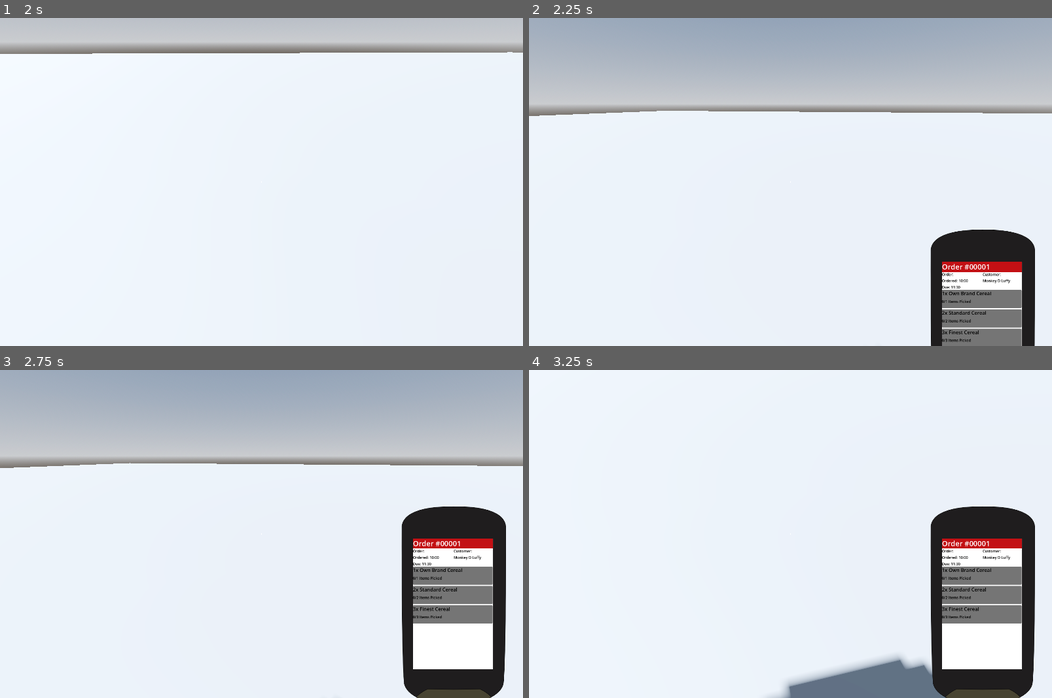
Above: before the commit, frames 1-4 (two rows, left to right).
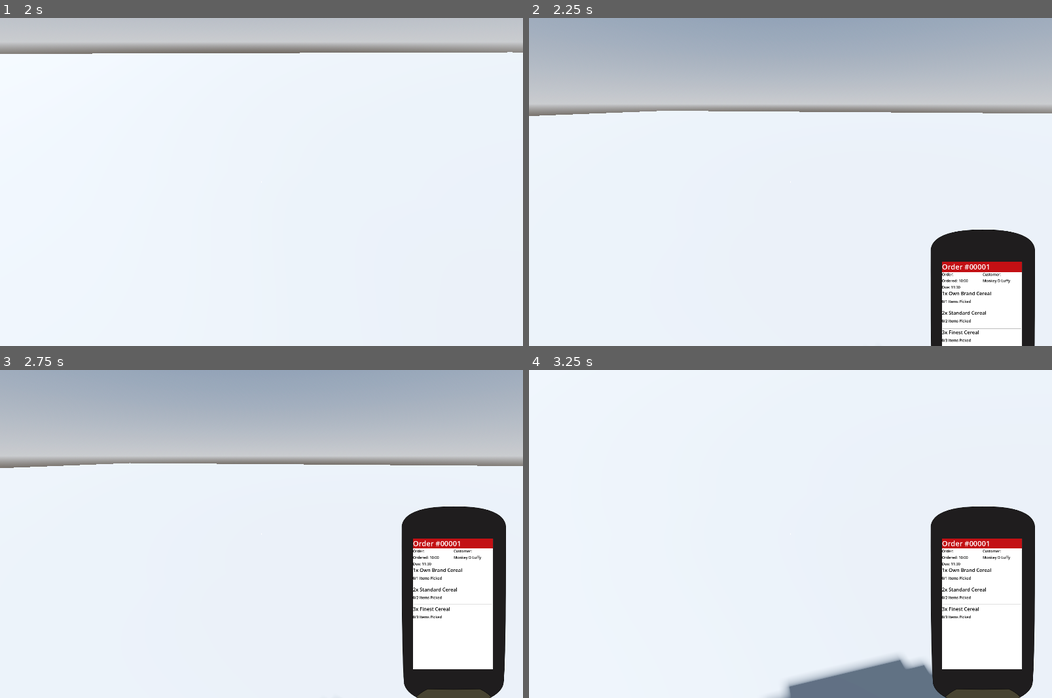
Above: after the commit, the same moments.

Repository: Allus-Interactive/speedy-shopper
Game: Godot game, scene res://game/world/shops/shop.tscn
Two runs of this game, one before a commit and one after it. Both use one fixed random seed, a clock stepped at 60 frames per second and the inputs below.
Inputs (mouse positions are in pixels of both pictures, inside the frame that each line leads up to):
- Up to frame 1 (2 s): tap Enter at 0.5 s; move the mouse to (376, 165) at 0.52 s; hold D (product_rotate_right) 0.53-1.28 s; tap E (interact) at 0.6 s; click (376, 165) at 0.67 s; move the mouse to (235, 182) at 1.27 s; hold W (forwards) from 1.28 s (still down); tap R (replace) at 1.35 s
- Up to frame 2 (2.25 s): keep holding W (forwards); tap Space at 2 s; move the mouse to (800, 175) at 2.02 s; tap T (toggle_scanner) at 2.1 s
- Up to frame 3 (2.75 s): keep holding W (forwards)
- Up to frame 4 (3.25 s): keep holding W (forwards); move the mouse to (785, 540) at 2.77 s; tap E (interact) at 2.85 s; click (785, 540) at 2.92 s

Frame 1 is identical in both runs. In frame 2, 2.4% of the frame differs, in the area x 78-95%, y 82-100%; in frame 3, 2.5%, in the area x 78-95%, y 59-78%; in frame 4, 2.5%.

Commit message:
clean up, removed now obsolete accepted jobs logic

Diff:
--- a/godot-project/game/global/order_manager.gd
+++ b/godot-project/game/global/order_manager.gd
@@ -5,24 +5,7 @@
 signal order_updated
 signal product_scanned(product_id: String, success: bool)
 
-# TODO: remove temp order once order generation is working
-var temp_order: Dictionary = {
-	"shop_name": "ScotMid",
-	"order_id": 1,
-	"items": [
-		{ "product_id": 1, "product_name": "Own Brand Cereal", "barcode_value": 1, "required_quantity": 1, "scanned_quantity": 0 },
-		{ "product_id": 2, "product_name": "Standard Cereal", "barcode_value": 2, "required_quantity": 2, "scanned_quantity": 0 },
-		{ "product_id": 3, "product_name": "Finest Cereal", "barcode_value": 3, "required_quantity": 3, "scanned_quantity": 0 }
-	],
-	"delivery_address": "Pickup",
-	"customer": "Monkey D Luffy",
-	"order_placed": "10:00",
-	"delivery_time": "11:30",
-	"reward": 10
-}
-
 var active_order: Dictionary = {}
-var accepted_orders: Array = []
 
 func scan_product(product_id: int) -> bool:
 	if active_order.is_empty():
@@ -33,7 +16,6 @@
 
 	for item in items:
 		if item.get("product_id") == product_id:
-			#var product_name = item.get("product_name")
 			var required_qty = item.get("required_quantity")
 			var scanned_qty = item.get("scanned_quantity")
 
@@ -61,7 +43,3 @@
 			return false
 
 	return true
-
-func start_new_order() -> void:
-	# move chosen order to active_order from accepted orders
-	pass
--- a/godot-project/game/ui/scanner/accepted_item_label/accepted_item_label.gd
+++ /dev/null
@@ -1,11 +0,0 @@
-extends Button
-
-class_name AcceptedItemLabel
-
-@onready var order_label: Label = $LabelBackground/OrderLabel
-
-func _ready() -> void:
-	pass
-
-func populate_data(order_number: int) -> void:
-	order_label.text = "Order #" + str(order_number).pad_zeros(5)
--- a/godot-project/game/ui/scanner/accepted_item_label/accepted_item_label.tscn
+++ /dev/null
@@ -1,35 +0,0 @@
-[gd_scene format=3 uid="uid://d3a8u10betvmf"]
-
-[ext_resource type="Script" uid="uid://bv0ynet7u3f6l" path="res://game/ui/scanner/accepted_item_label/accepted_item_label.gd" id="1_qvax5"]
-[ext_resource type="Theme" uid="uid://ch0elgt0g6a0j" path="res://assets/themes/scanner.tres" id="2_rxcdk"]
-
-[node name="AcceptedItemLabel" type="Button" unique_id=109380380]
-custom_minimum_size = Vector2(262, 60)
-offset_right = 8.0
-offset_bottom = 8.0
-script = ExtResource("1_qvax5")
-
-[node name="LabelBackground" type="ColorRect" parent="." unique_id=504880122]
-custom_minimum_size = Vector2(262, 60)
-layout_mode = 0
-offset_right = 40.0
-offset_bottom = 40.0
-
-[node name="OrderLabel" type="Label" parent="LabelBackground" unique_id=638655724]
-custom_minimum_size = Vector2(262, 40)
-layout_mode = 0
-offset_right = 40.0
-offset_bottom = 23.0
-theme = ExtResource("2_rxcdk")
-text = "Order #12345"
-
-[node name="QuantityLabel" type="Label" parent="LabelBackground" unique_id=1306817961]
-visible = false
-custom_minimum_size = Vector2(262, 20)
-layout_mode = 0
-offset_top = 30.0
-offset_right = 262.0
-offset_bottom = 50.0
-theme = ExtResource("2_rxcdk")
-theme_override_font_sizes/font_size = 12
-text = "1/2 Items Picked"
--- a/godot-project/game/ui/scanner/item_label/item_label.gd
+++ b/godot-project/game/ui/scanner/item_label/item_label.gd
@@ -13,7 +13,9 @@
 	product_label.text = str(required_qty) + "x " + product_name
 	quantity_label.text = "%d/%d Items Picked" % [scanned_qty, required_qty]
 
+	print("required: " + str(required_qty) + ", scanned: " + str(scanned_qty))
+	print(scanned_qty >= required_qty)
 	if scanned_qty >= required_qty:
 		label_background.color = Color.GRAY
 	else:
-		label_background.color = Color.TRANSPARENT
+		label_background.color = Color.WHITE
--- a/godot-project/game/ui/scanner/scanner_ui.gd
+++ b/godot-project/game/ui/scanner/scanner_ui.gd
@@ -9,7 +9,6 @@
 @onready var scanner_container: TextureRect = $ScannerContainer
 # View Containers
 @onready var current_order_view: MarginContainer = $ScannerContainer/Screen/CurrentOrderView
-@onready var accepted_orders_view: MarginContainer = $ScannerContainer/Screen/AcceptedOrdersView
 @onready var available_orders_view: MarginContainer = $ScannerContainer/Screen/AvailableOrdersView
 # Current Order View
 @onready var title_label: Label = $ScannerContainer/Screen/CurrentOrderView/VBoxContainer/TitleLabel
@@ -18,15 +17,12 @@
 @onready var delivery_details: Label = $ScannerContainer/Screen/CurrentOrderView/VBoxContainer/OrderDetailsContainer/VBoxDelivery/DeliveryDetails
 @onready var customer_details: Label = $ScannerContainer/Screen/CurrentOrderView/VBoxContainer/OrderDetailsContainer/VBoxCustomer/CustomerDetails
 @onready var items_list: VBoxContainer = $ScannerContainer/Screen/CurrentOrderView/VBoxContainer/ScrollContainer/ItemsList
-# Accepted Orders View
-@onready var accepted_items_list: VBoxContainer = $ScannerContainer/Screen/AcceptedOrdersView/VBoxContainer/AcceptedOrdersScroll/AcceptedItemsList
 # Available Orders View
 @onready var available_items_list: VBoxContainer = $ScannerContainer/Screen/AvailableOrdersView/VBoxContainer/AvailableOrdersScroll/AvailableItemsList
 
 @onready var scanner_theme = preload("res://assets/themes/scanner.tres")
 
 @onready var item_label_scene = preload("res://game/ui/scanner/item_label/item_label.tscn")
-@onready var accepted_item_label_scene = preload("res://game/ui/scanner/accepted_item_label/accepted_item_label.tscn")
 @onready var available_item_label_scene = preload("res://game/ui/scanner/available_item_label/available_item_label.tscn")
 
 var is_open: bool = false
@@ -83,14 +79,12 @@
 	if order:
 		# show current order view
 		current_order_view.visible = true
-		accepted_orders_view.visible = false
 		available_orders_view.visible = false
 		_build_current_order_view(order)
 
 func initialize_scanner_ui() -> void:
 	# show available orders list
 	current_order_view.visible = false
-	accepted_orders_view.visible = false
 	available_orders_view.visible = true
 	_build_available_orders_view()
 
@@ -101,13 +95,9 @@
 
 func _clear_ui() -> void:
 	current_order_view.visible = false
-	accepted_orders_view.visible = false
 	available_orders_view.visible = true
 
 	for child in items_list.get_children():
-		child.queue_free()
-
-	for child in accepted_items_list.get_children():
 		child.queue_free()
 
 	for child in available_items_list.get_children():
@@ -138,24 +128,6 @@
 		# populate label data
 		row.populate_data(item_name, required_qty, scanned_qty)
 
-func _build_accepted_orders_view() -> void:
-	var items = TheOrderManager.accepted_orders
-	_rebuild_accepted_items_list(items)
-
-func _rebuild_accepted_items_list(items: Array) -> void:
-	for child in accepted_items_list.get_children():
-		child.queue_free()
-
-	for item in items:
-		var row: AcceptedItemLabel = accepted_item_label_scene.instantiate()
-
-		var order_number: int = item.get("order_id")
-
-		# Add label to items list
-		accepted_items_list.add_child(row)
-		# populate label data
-		row.populate_data(order_number)
-
 func _build_available_orders_view() -> void:
 	var items = TheJobManager.available_orders
 	_rebuild_available_items_list(items)
--- a/godot-project/game/ui/scanner/scanner_ui.tscn
+++ b/godot-project/game/ui/scanner/scanner_ui.tscn
@@ -111,32 +111,6 @@
 [node name="ItemsList" type="VBoxContainer" parent="ScannerContainer/Screen/CurrentOrderView/VBoxContainer/ScrollContainer" unique_id=497716111]
 layout_mode = 2
 
-[node name="AcceptedOrdersView" type="MarginContainer" parent="ScannerContainer/Screen" unique_id=971138079]
-visible = false
-custom_minimum_size = Vector2(264, 430)
-layout_mode = 0
-offset_right = 40.0
-offset_bottom = 40.0
-
-[node name="VBoxContainer" type="VBoxContainer" parent="ScannerContainer/Screen/AcceptedOrdersView" unique_id=1917180338]
-layout_mode = 2
-theme_override_constants/separation = 0
-
-[node name="TitleLabel" type="Label" parent="ScannerContainer/Screen/AcceptedOrdersView/VBoxContainer" unique_id=1735767547]
-layout_mode = 2
-theme = ExtResource("1_6jepp")
-theme_override_colors/font_color = Color(1, 1, 1, 1)
-theme_override_font_sizes/font_size = 24
-theme_override_styles/normal = SubResource("StyleBoxFlat_pq742")
-text = "Accepted Orders"
-
-[node name="AcceptedOrdersScroll" type="ScrollContainer" parent="ScannerContainer/Screen/AcceptedOrdersView/VBoxContainer" unique_id=2072181914]
-custom_minimum_size = Vector2(0, 395)
-layout_mode = 2
-
-[node name="AcceptedItemsList" type="VBoxContainer" parent="ScannerContainer/Screen/AcceptedOrdersView/VBoxContainer/AcceptedOrdersScroll" unique_id=996857292]
-layout_mode = 2
-
 [node name="AvailableOrdersView" type="MarginContainer" parent="ScannerContainer/Screen" unique_id=1988843271]
 custom_minimum_size = Vector2(264, 430)
 layout_mode = 0
Not shown, removed: godot-project/game/ui/scanner/accepted_item_label/accepted_item_label.gd.uid
